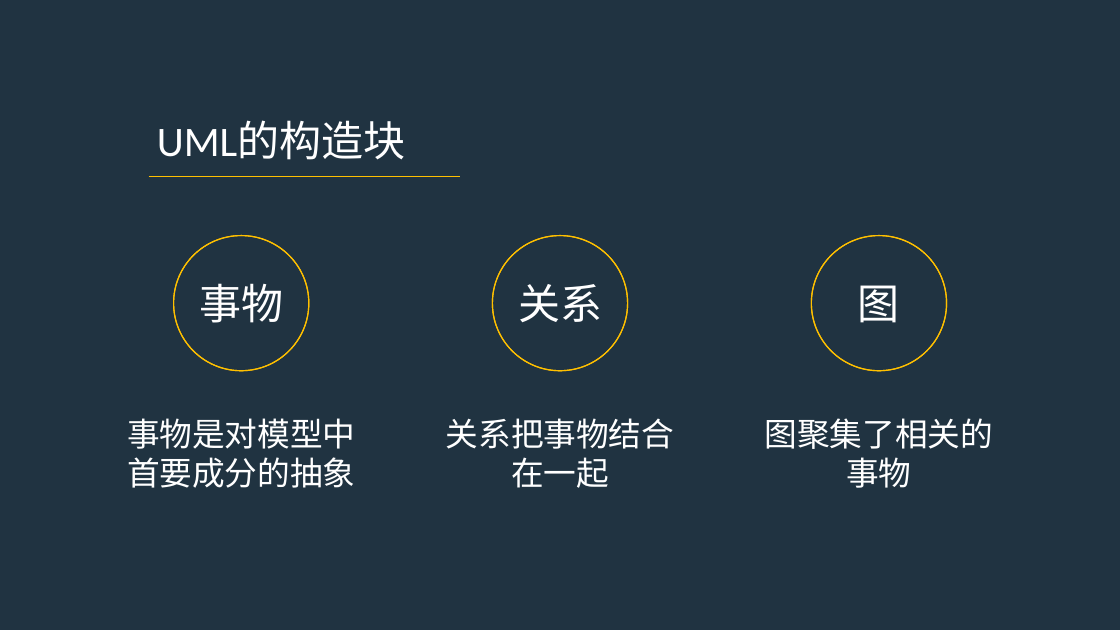
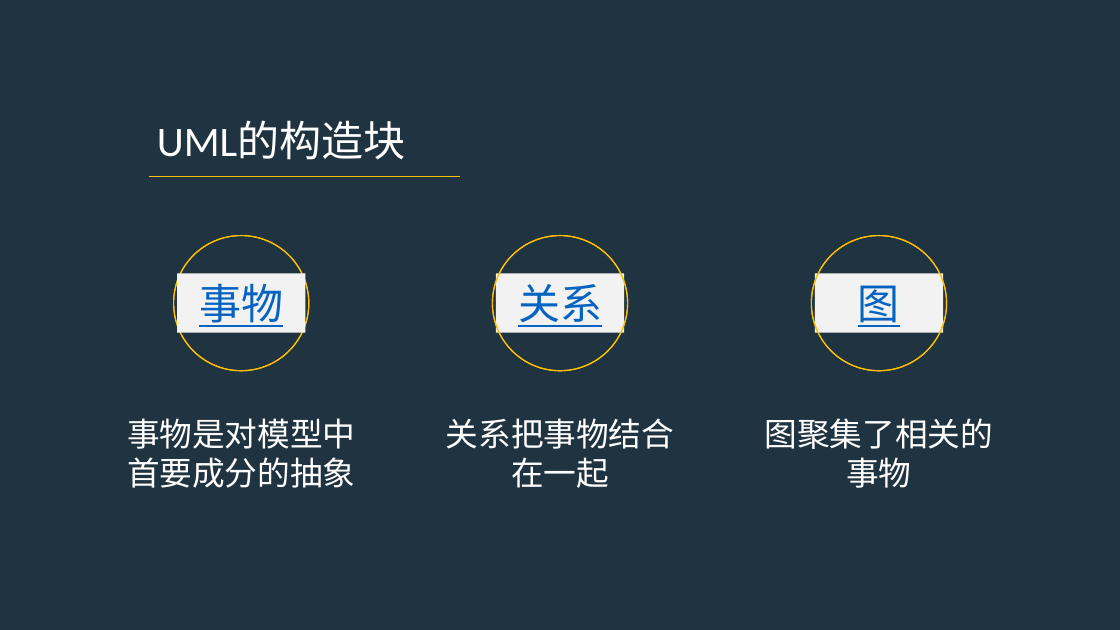
Before and after one commit to PRD2017-G07/G07-teamwork, a slide deck: slide 8 of 0PPT/UML概述.pptx (slide 6 before the commit). Drawn at 1120x630 pixels with LibreOffice and Linux fonts; fonts in the diff are those of the drawing. Boxes give left, top, right and bottom in pixels: in the first picture for what was removed or moved away, otherwise in the second. Text is boxed around its words. In the diff, an @@ line names an element or a change of style, - is before the commit and + after.

```diff
--- a/0PPT/UML概述.pptx
+++ b/0PPT/UML概述.pptx
@@ 3 rectangles: place and size @@
-3 rectangles at bbox=[199, 283, 900, 323]
+3 rectangles at bbox=[177, 274, 944, 334]
@@ text colour #FFFFFF to #0563C1, underline on; fill none to #F2F2F2 in 3 elements at bbox=[177, 274, 306, 334], bbox=[496, 274, 624, 334], bbox=[815, 274, 944, 334] @@
```
Also in this commit, not shown: 7 other slides changed, 7 slides added, 1 slide removed.
